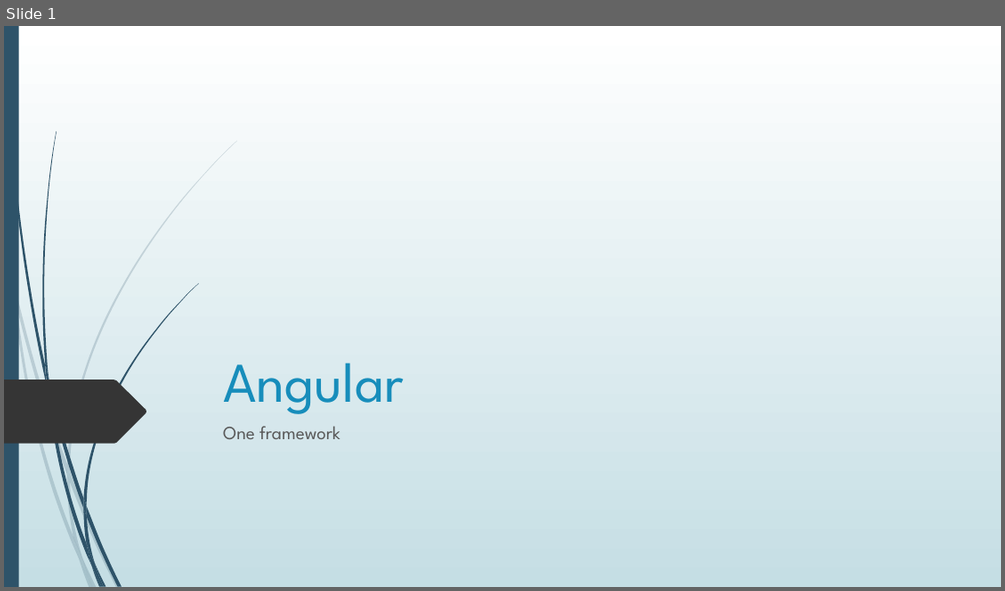
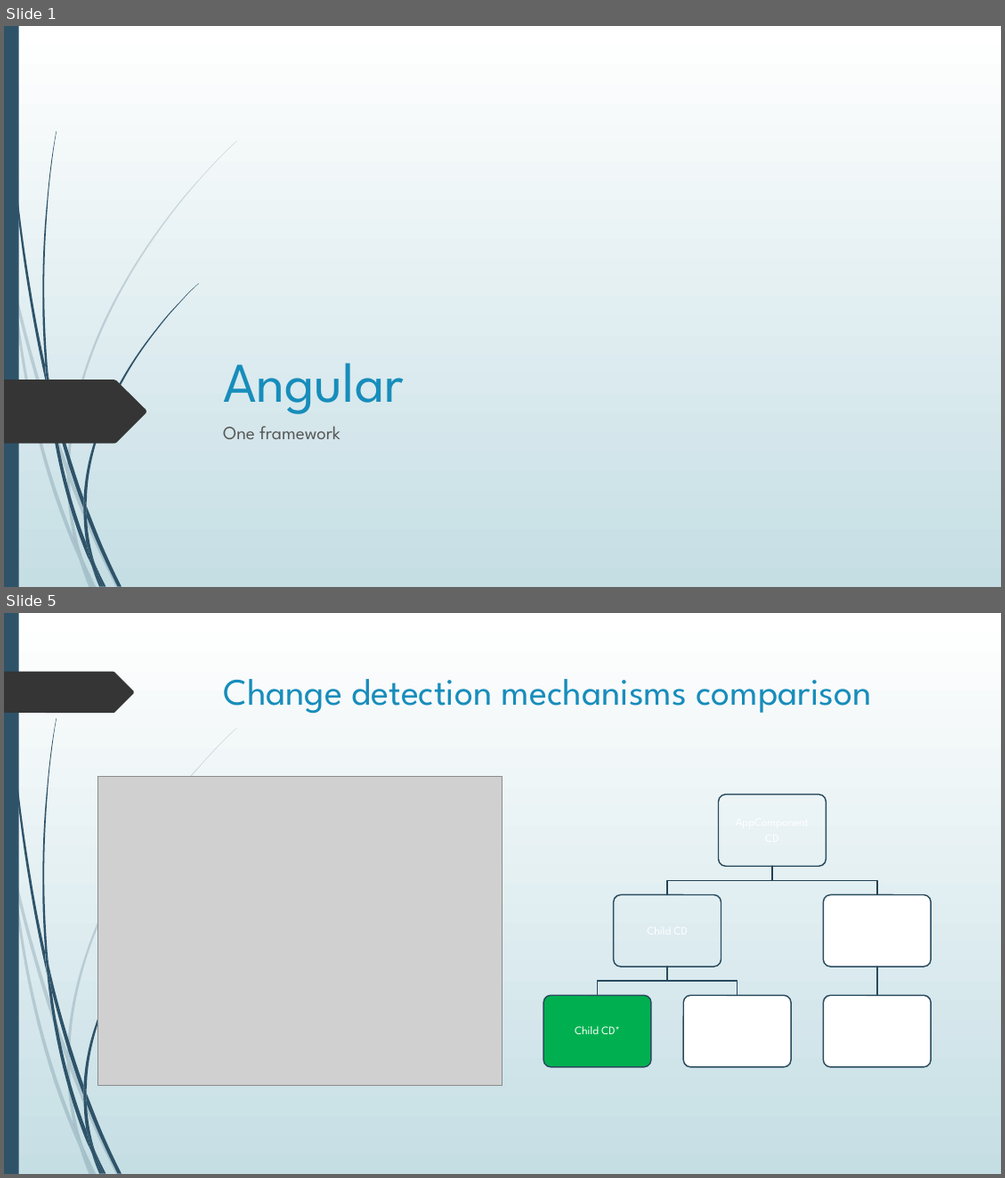
Before and after one commit to Mishurin/frontend-examples, a slide deck: angular/Angular.pptx. Shown one above the other, each under a label of ours: slide 1 before the commit, slides 1 and 5 after it; the slides between them are not shown. The pictures are 1005x591 and 1005x1178 pixels, drawn with LibreOffice and Linux fonts; fonts in the diff are those of the drawing; grey boxes stand for pictures. Boxes give left, top, right and bottom in pixels: in the first picture for what was removed or moved away, otherwise in the second. Text is boxed around its words. In the diff, an @@ line names an element or a change of style, - is before the commit and + after.

```diff
--- a/angular/Angular.pptx
+++ b/angular/Angular.pptx
@@ slide 5 added at box(4, 613, 1001, 1174), background gradient #FFFFFF to #C5DEE5; not listed: 23 template elements that a slide beside it also shows @@
@@ freeform shape added at box(4, 672, 134, 713), fill #353535 @@
@@ title added at box(224, 679, 871, 714), 36 pt, text #178DBB @@
+Change detection mechanisms comparison
@@ picture added at box(98, 776, 502, 1085) @@
@@ group added at box(544, 795, 931, 1067): 6 rounded rectangles, 5 freeform shapes, 1 text @@
+Child CD*
```
Also in this commit, not shown: 1 slide changed, 5 other slides added, 9 other files.
